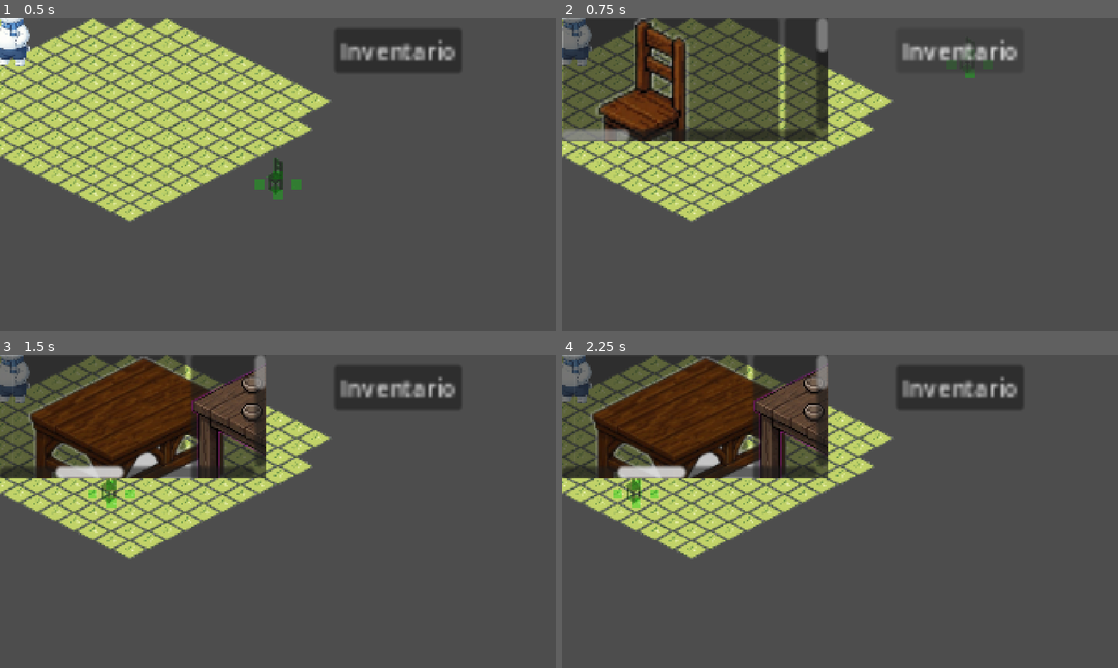
Above: before the commit, frames 1-4 (two rows, left to right).
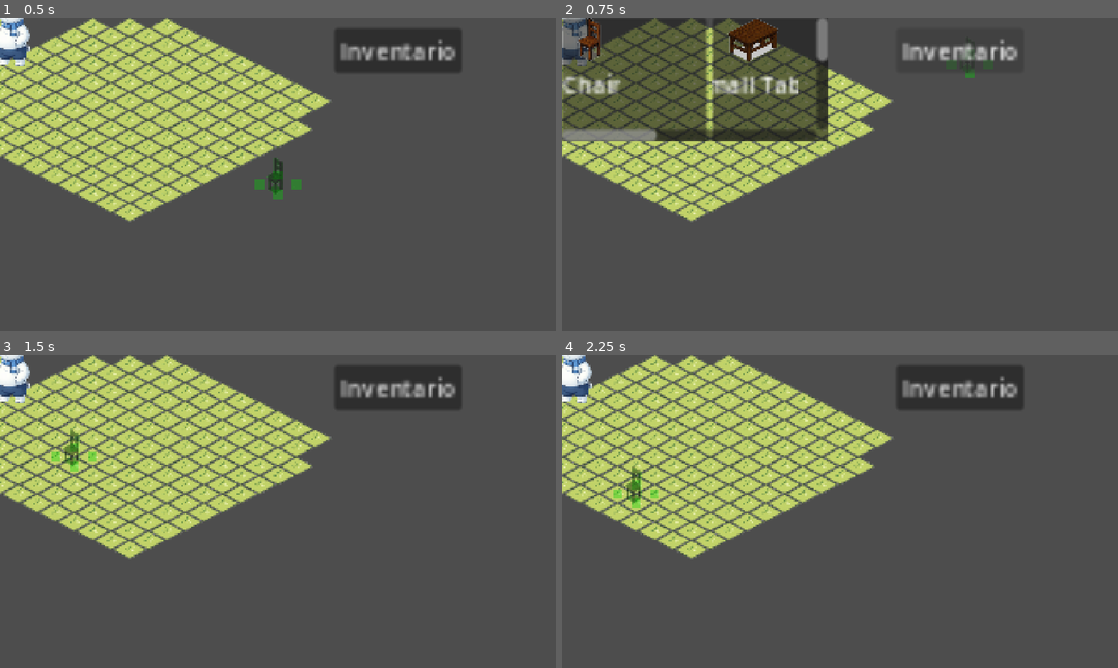
Above: after the commit, the same moments.

Repository: FernandoBATY/Polarv
Game: Godot game, scene res://scenes/world/game.tscn
Same seed, same stepped clock (60 frames per second), same inputs: the game is played once before the commit and once after it.
Inputs (mouse positions are in pixels of both pictures, inside the frame that each line leads up to; where the layout moved, square brackets give the same spot in the first picture):
- Up to frame 1 (0.5 s): no input
- Up to frame 2 (0.75 s): click "Inventario" at 0.5 s
- Up to frame 3 (1.5 s): click (72, 442) [111, 477] at 1.25 s
- Up to frame 4 (2.25 s): click (639, 477) at 2.02 s

Frame 1 is identical in both runs. In frame 2, 7.1% of the frame differs, in the area x 0-48%, y 0-40%; in frame 3, 19%, in the area x 0-48%, y 0-49%; in frame 4, 18%.

Commit message:
slot del inventario

Diff:
--- a/scenes/ui/FurnitureSlot.tscn
+++ b/scenes/ui/FurnitureSlot.tscn
@@ -3,7 +3,7 @@
 [ext_resource type="Script" uid="uid://bepitqiy2ji2l" path="res://scripts/ui/FurnitureSlot.gd" id="1_t5154"]
 
 [node name="FurnitureSlot" type="Button" unique_id=1501659383]
-custom_minimum_size = Vector2(150, 170)
+custom_minimum_size = Vector2(100, 120)
 offset_right = 8.0
 offset_bottom = 8.0
 script = ExtResource("1_t5154")
@@ -14,7 +14,7 @@
 offset_bottom = 40.0
 
 [node name="Icon" type="TextureRect" parent="VBoxContainer" unique_id=83931247]
-custom_minimum_size = Vector2(120, 120)
+custom_minimum_size = Vector2(30, 30)
 layout_mode = 2
 expand_mode = 3
 stretch_mode = 5
